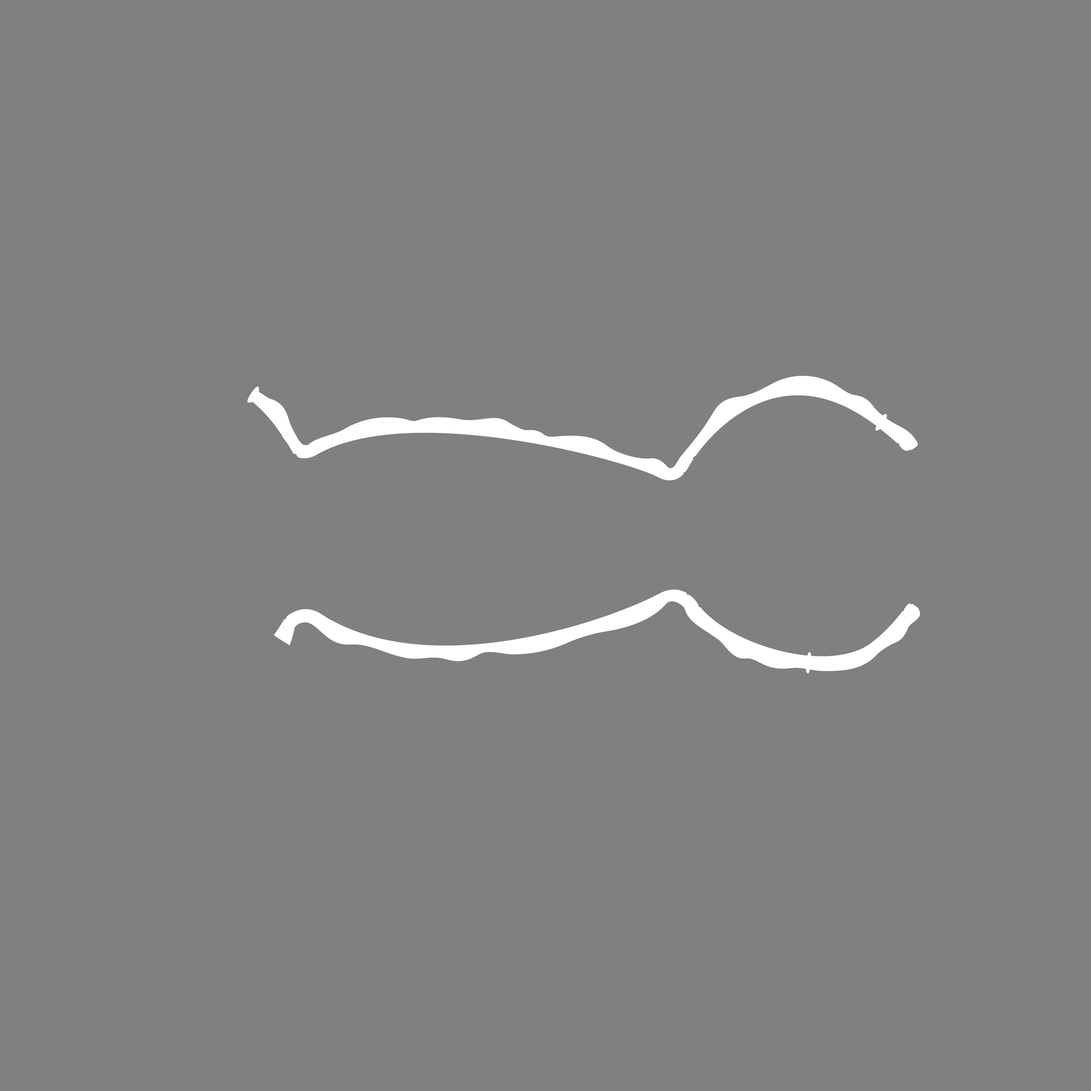
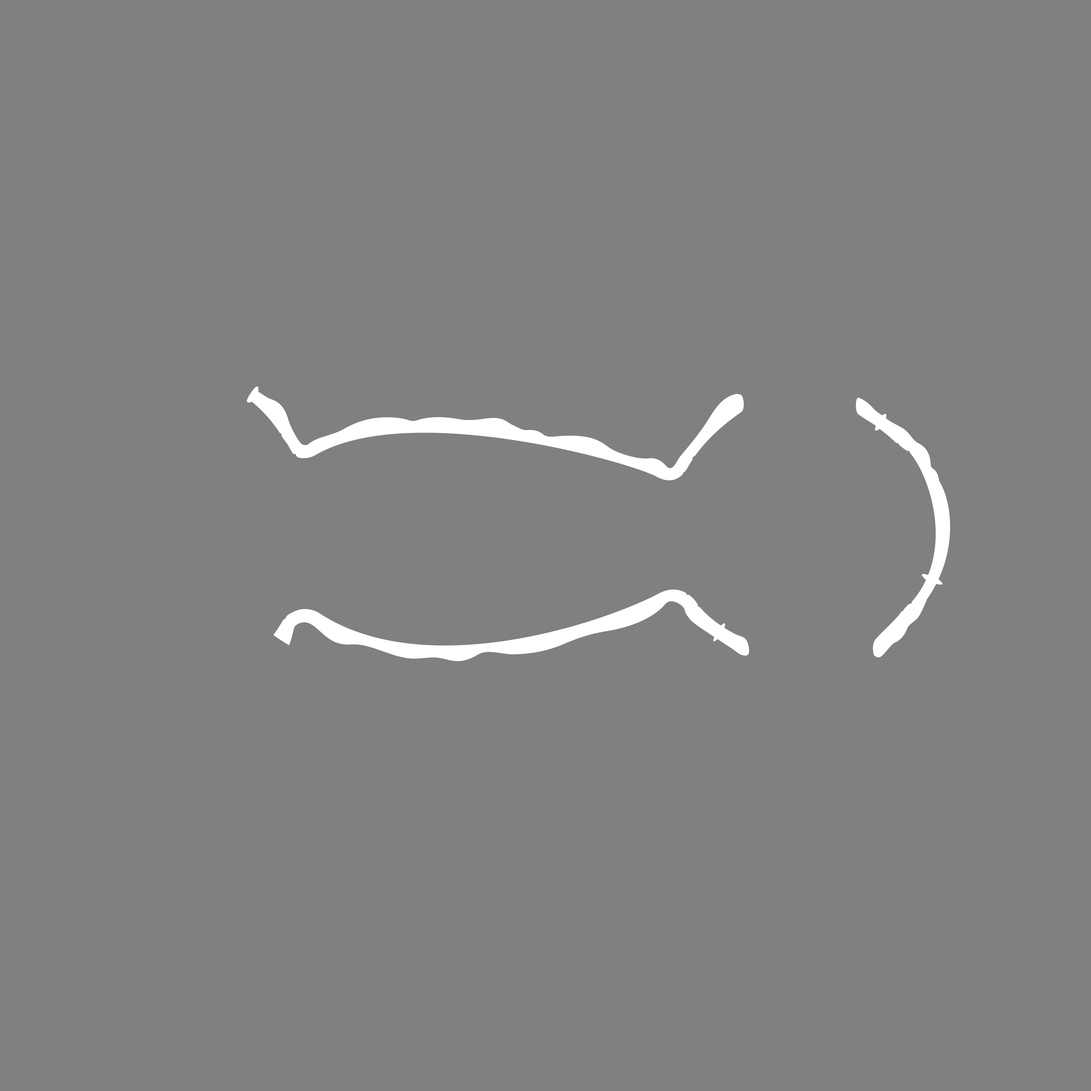
Two versions of the same layered image (1091x1091). Layer-by-layer changes:
painted on "Vector Smart Object" over (x1=247, y1=376, x2=951, y2=674)
